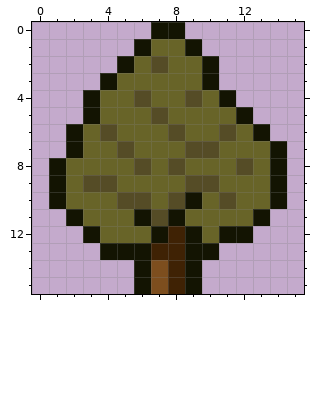
Edited in one commit: pixel-art sprite (src/tile/pictures/dry_tree.png). That is the earlier state.
The file is 16x16 pixels.
Now the later version:
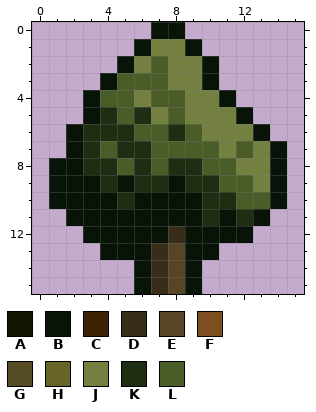
Palette (. is transparent): A #131402  B #091408  C #3f2204  D #382d19  E #574525  F #7d4e1e  G #554c26  H #686428  J #748040  K #1f2e13  L #4a5c27
What changed:
Changed rows in their new state; - is an unchanged pixel.
first column x 1:
 0 ------BB------
 1 -----BJJB-----
 2 ----BJLJJB----
 3 ---BLLLJJB----
 4 --BLLJLLJJB---
 5 --BKLKJLJJJB--
 6 -BKKKLLKLJJJB-
 7 -BKLKKLLLLJLJB
 8 BBKKLKLKKLLJJB
 9 BBBKBKKBKKLLJB
10 BBBBKBBBBKKLLB
11 -BBBBBBBBKBKB-
12 --BBBBBDBBBB--
13 ---BBBDEBB----
14 -----BDEB-----
15 -----BDEB-----
